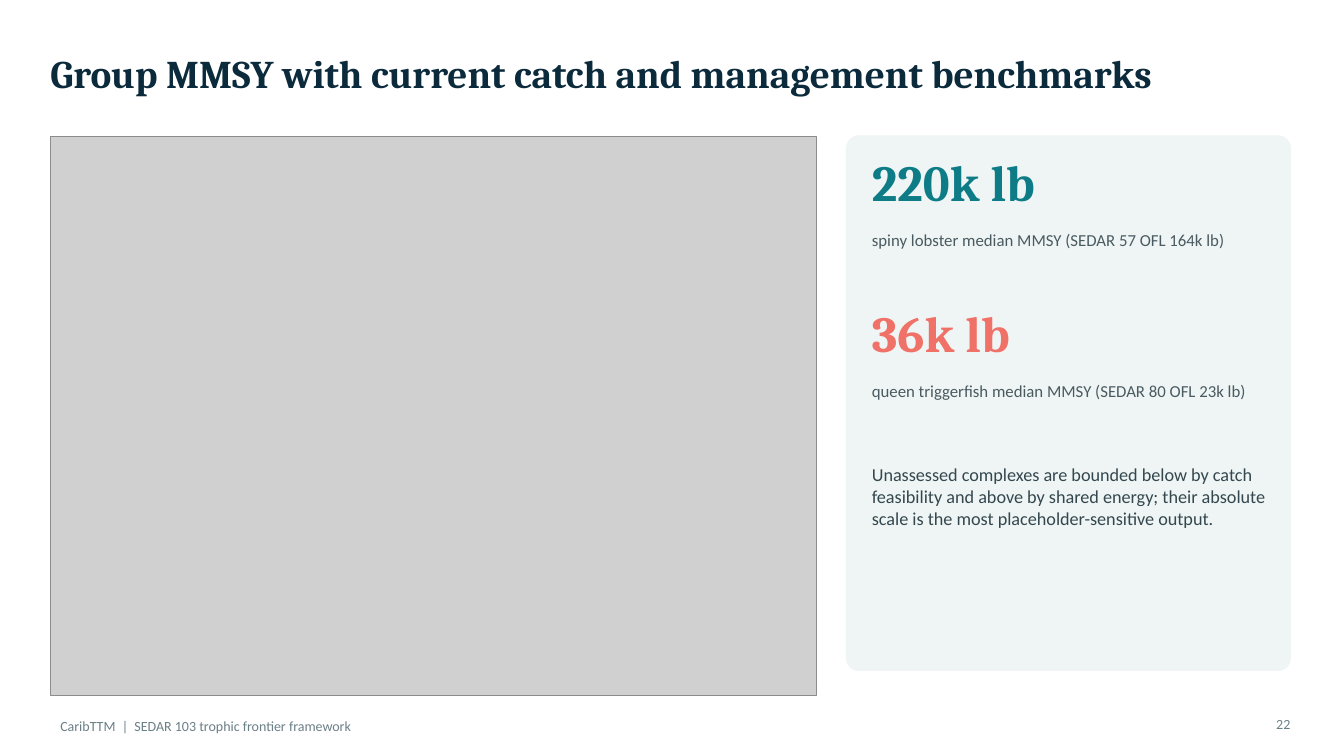
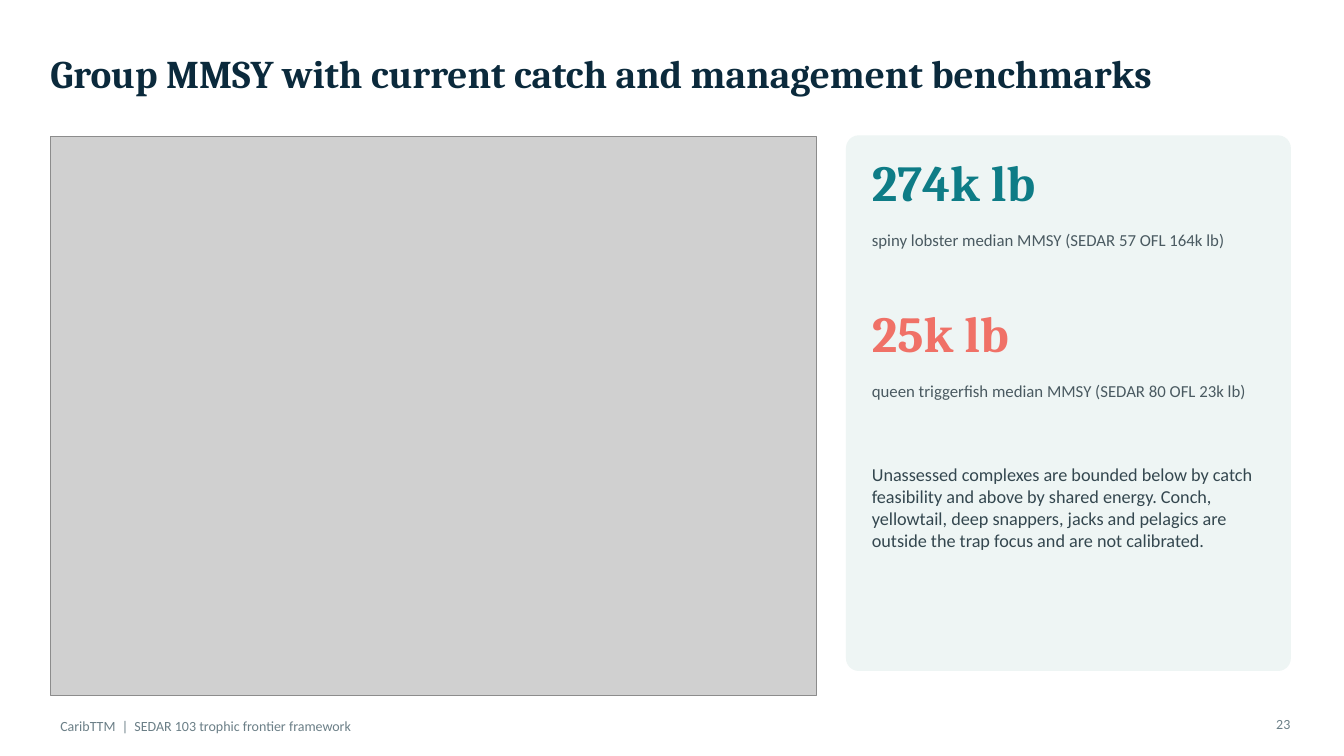
Before and after one commit to mattwoodstock/CaribTrophicTransfer, a slide deck: slide 23 of docs/presentation/CaribTTM_StCroix_Trap.pptx (slide 22 before the commit). Drawn at 1344x756 pixels with LibreOffice and Linux fonts; fonts in the diff are those of the drawing; grey boxes stand for pictures. Boxes give left, top, right and bottom in pixels: in the first picture for what was removed or moved away, otherwise in the second. Text is boxed around its words. In the diff, an @@ line names an element or a change of style, - is before the commit and + after.

```diff
--- a/docs/presentation/CaribTTM_StCroix_Trap.pptx
+++ b/docs/presentation/CaribTTM_StCroix_Trap.pptx
@@ text at (872,166,1035,202): text changed @@
-220k lb
+274k lb
@@ text at (872,317,1008,353): text changed @@
-36k lb
+25k lb
@@ text at (872,468,1252,550): text changed @@
-Unassessed complexes are bounded below by catch feasibility and above by shared energy; their absolute scale is the most placeholder-sensitive output.
+Unassessed complexes are bounded below by catch feasibility and above by shared energy. Conch, yellowtail, deep snappers, jacks and pelagics are outside the trap focus and are not calibrated.
```
Also in this commit, not shown: 11 other slides changed, 6 slides added, 1 other file.
